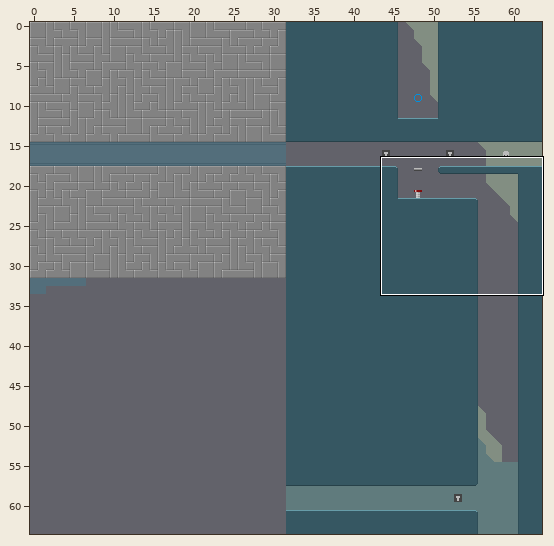
Tiled map (JSON), stored at tiled/maps/2-1.json. Above: a wide view before the commit, with the close-up outlined.
Close-up. First the earlier version:
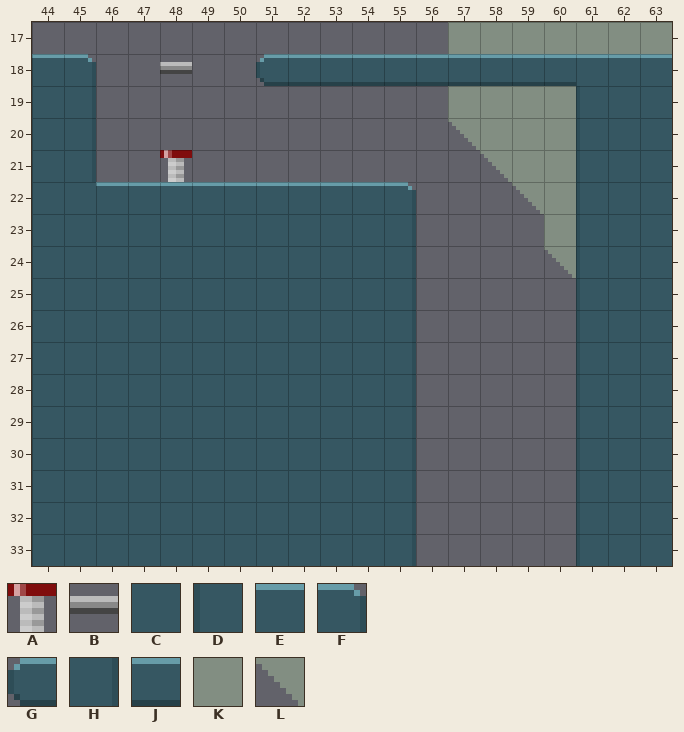
Cells are 8x8 px. Shown: x 44..63, y 17..33. The commit also changed other parts of the map, which this record leaves out.
Key: from "objects": A 3, B 8; from "tileset": C 0, D 1, E 3, F 4, G 6, H 9, J 15, K 40, L 42.
_ is an empty cell.
Objects are placed by their top-left corner, in cells (3,4 is the top-left corner of cell 3,4); size is 1x1 cell unless given.
Layer "main" before, first column x 44:
17 _____________KKKKKKK
18 EF_____GJJJJJJJJJEEE
19 CH___________KKKKDCC
20 CH___________LKKKDCC
21 CH____________LKKDCC
22 CCEEEEEEEEEF___LKDCC
23 CCCCCCCCCCCH____KDCC
24 CCCCCCCCCCCH____LDCC
25 CCCCCCCCCCCH_____DCC
26 CCCCCCCCCCCH_____DCC
27 CCCCCCCCCCCH_____DCC
28 CCCCCCCCCCCH_____DCC
29 CCCCCCCCCCCH_____DCC
30 CCCCCCCCCCCH_____DCC
31 CCCCCCCCCCCH_____DCC
32 CCCCCCCCCCCH_____DCC
33 CCCCCCCCCCCH_____DCC
Objects on layer "objects" before:
B at 48,18
A at 48,21
New version:
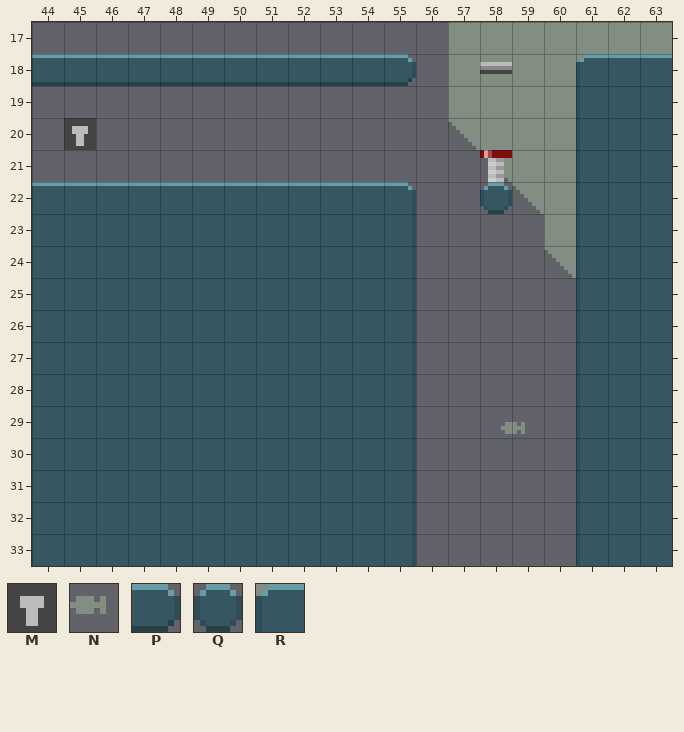
Further tiles: from "objects": M 2, N 15; from "tileset": P 7, Q 8, R 22.
Difference:
Changed rows in their new state; . is an unchanged cell.
Layer "main":
first column x 44:
18 JJJJJJJJ...P_KKKKR
19 __................
20 __................
21 __................
22 EE............Q...
Layer "objects":
changed: B at 48,18 -> B at 58,18
changed: outside this view -> M at 45,20
changed: A at 48,21 -> A at 58,21
added: N at 58.7,20.2
added: N at 58.6,29.3
Where, in picture pixels (left, top, right, bottom), the same in both close-ups:
changed: (32, 54, 264, 186)
changed: (408, 54, 584, 86)
changed: (480, 150, 512, 214)
added: (501, 422, 525, 434)
